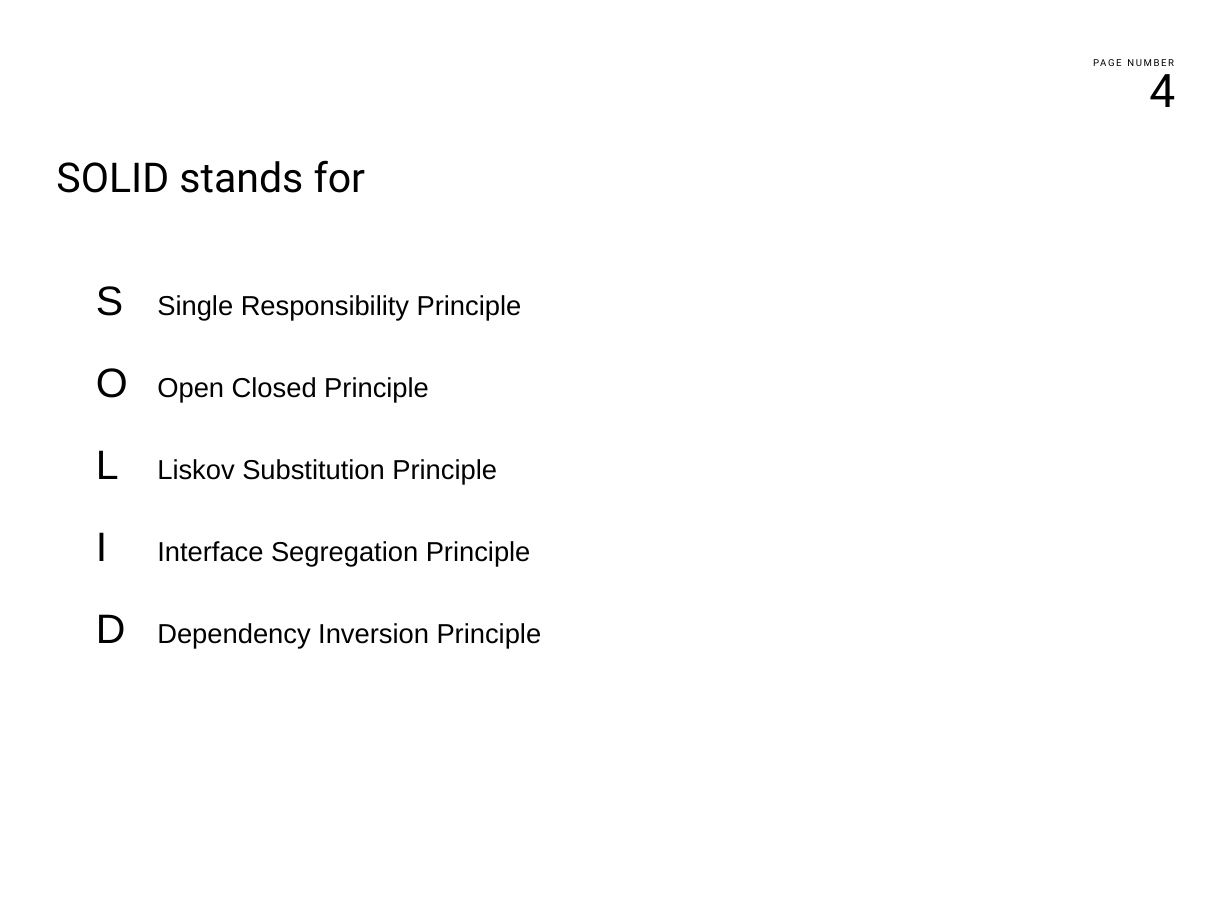
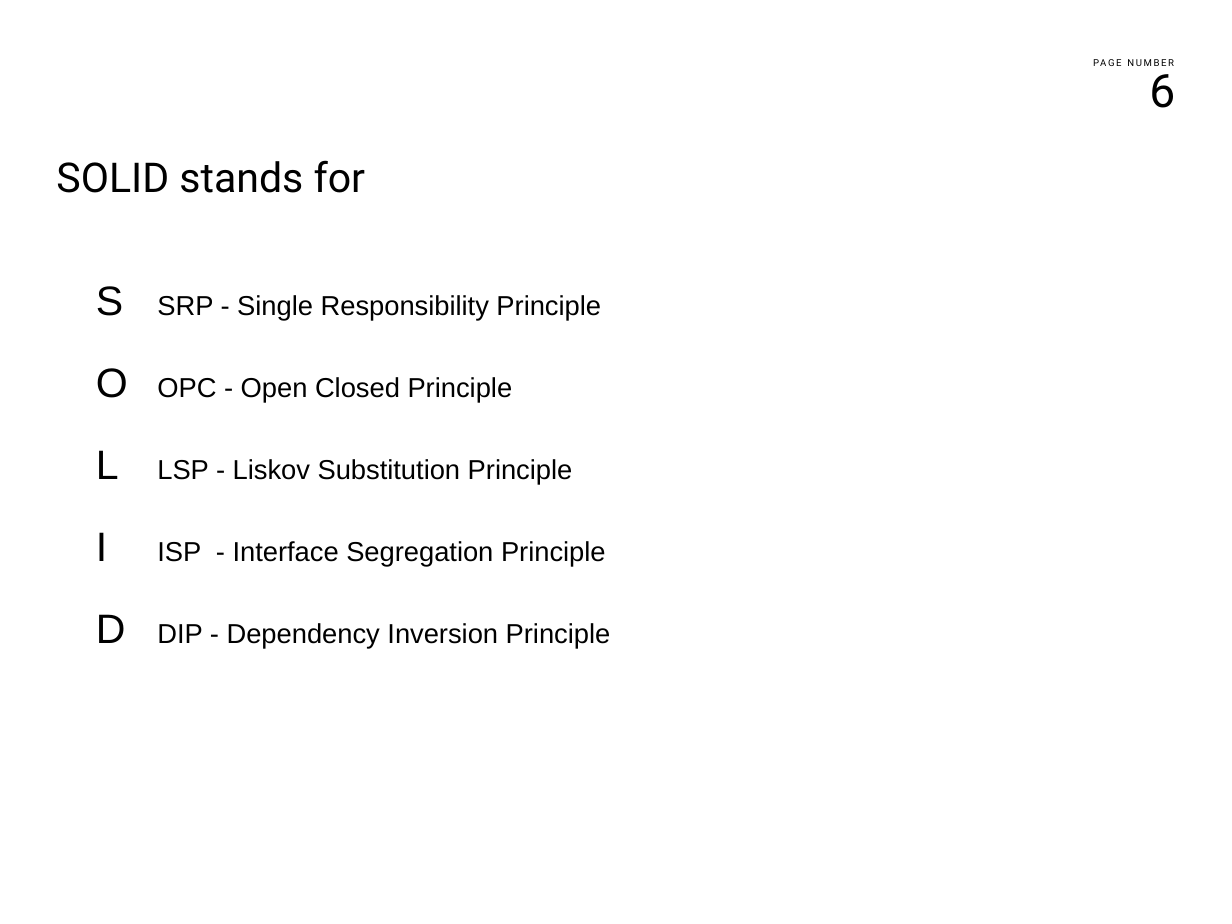
Before and after one commit to franco-melandri/SOLID, a slide deck: slide 6 of docs/solid.pptx (slide 4 before the commit). Drawn at 1232x924 pixels with LibreOffice and Linux fonts; fonts in the diff are those of the drawing; background and template pictures are left out. Boxes give left, top, right and bottom in pixels: in the first picture for what was removed or moved away, otherwise in the second. Text is boxed around its words. In the diff, an @@ line names an element or a change of style, - is before the commit and + after.

```diff
--- a/docs/solid.pptx
+++ b/docs/solid.pptx
@@ page number at [1149, 65, 1175, 108]: text changed @@
-4
+6
@@ text at [96, 286, 611, 649]: text changed @@
-S Single Responsibility Principle
-O Open Closed Principle
-L Liskov Substitution Principle
-I Interface Segregation Principle
-D Dependency Inversion Principle
+S SRP - Single Responsibility Principle
+O OPC - Open Closed Principle
+L LSP - Liskov Substitution Principle
+I ISP - Interface Segregation Principle
+D DIP - Dependency Inversion Principle
```
Also in this commit, not shown: 6 other slides changed, 4 slides added.
